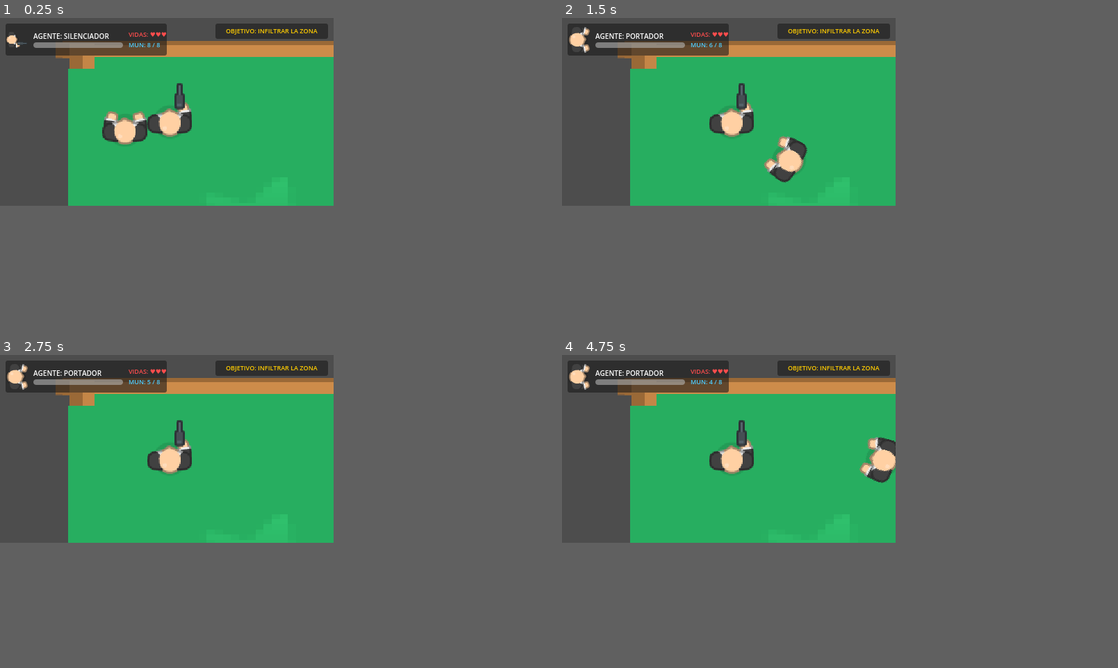
Above: before the commit, frames 1-4 (two rows, left to right).
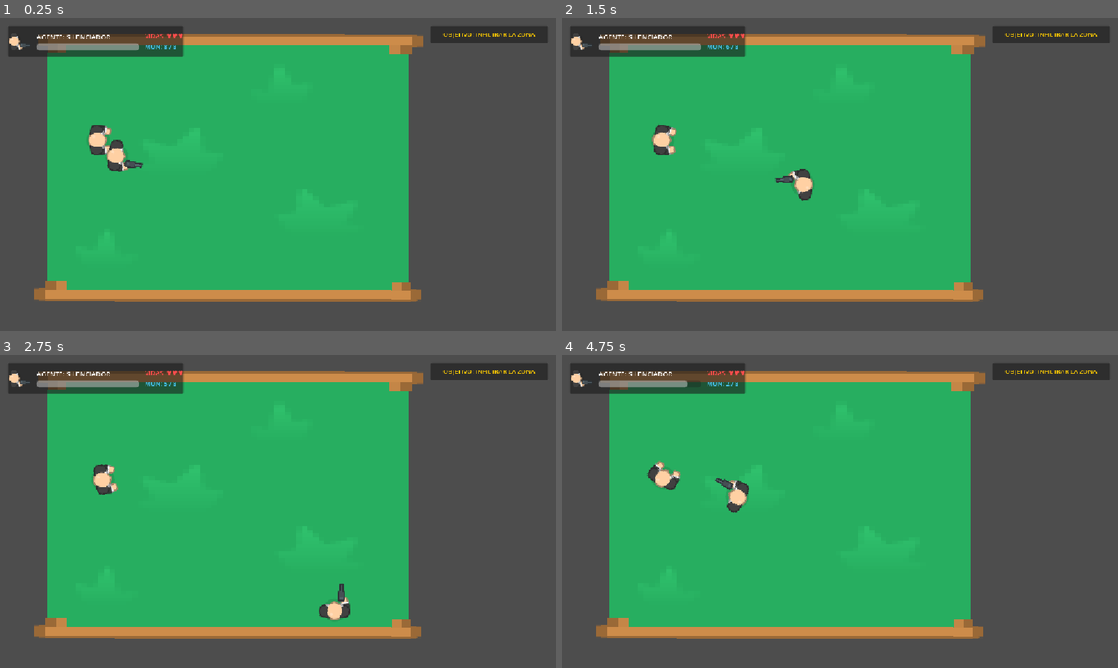
Above: after the commit, the same moments.

Repository: Gafas3103/DeathPixelHLM
Game: Godot game, scene res://Scenes/Main.tscn
Same seed, same stepped clock (60 frames per second), same inputs: the game is played once before the commit and once after it.
Inputs (mouse positions are in pixels of both pictures, inside the frame that each line leads up to):
- Up to frame 1 (0.25 s): no input
- Up to frame 2 (1.5 s): tap Enter (ui_accept) at 0.5, 0.77 s; move the mouse to (801, 102) at 0.52 s; hold D (move_right) 0.53-1.28 s; tap E (action) at 0.6 s; click (801, 102) at 0.8 s; move the mouse to (662, 121) at 1.27 s; hold S (move_down) from 1.28 s (still down); click (662, 121) at 1.35 s
- Up to frame 3 (2.75 s): tap Enter (ui_accept) at 1.52 s; tap E (action) at 1.55, 2.1 s; move the mouse to (200, 408) at 2.02 s; release S (move_down) at 2.03 s; hold D (move_right) from 2.03 s (still down); click (200, 408) at 2.3 s
- Up to frame 4 (4.75 s): move the mouse to (712, 486) at 2.77 s; release D (move_right) at 2.78 s; hold W (move_up) 2.78-3.53 s; click (712, 486) at 2.85 s; tap Enter (ui_accept) at 3.02, 3.77, 4.52 s; tap E (action) at 3.05, 4.55 s; move the mouse to (828, 477) at 3.52 s; hold J 3.53-4.28 s; hold A (move_left) from 3.53 s (still down); click (828, 477) at 3.8 s; move the mouse to (628, 420) at 4.27 s; tap H at 4.35 s; click (628, 420) at 4.42 s
The window is 480x270 before the commit and 800x450 after it. Grey fills any space a smaller window leaves; there, only what the larger window draws over its background counts as a difference.

The runs differ from the first frame. In frame 1, 37% of the frame differs, in the area x 1-99%, y 1-91%; in frame 2, 38%; in frame 3, 36%; in frame 4, 38%.
Error before the commit: Parse Error: Static function "is_button_pressed()" not found in base "GDScriptNativeClass". (res://Scenes/Player.tscn::GDScript_rpqav:34)

Commit message:
Cambios del HUD, ajustes del personaje y arreglos de errores con ia

Diff:
--- a/HLM/Scenes/HUD.tscn
+++ b/HLM/Scenes/HUD.tscn
@@ -15,17 +15,17 @@
 
 [node name="TopBar" type="PanelContainer" parent="Control"]
 layout_mode = 0
-offset_left = 8.0
-offset_top = 8.0
-offset_right = 240.0
-offset_bottom = 54.0
+offset_left = 16.0
+offset_top = 16.0
+offset_right = 380.0
+offset_bottom = 80.0
 
 [node name="HBox" type="HBoxContainer" parent="Control/TopBar"]
 layout_mode = 2
-theme_override_constants/separation = 8
+theme_override_constants/separation = 12
 
 [node name="CharacterPortrait" type="TextureRect" parent="Control/TopBar/HBox"]
-custom_minimum_size = Vector2(32, 32)
+custom_minimum_size = Vector2(48, 48)
 layout_mode = 2
 expand_mode = 1
 stretch_mode = 5
@@ -33,35 +33,35 @@
 [node name="VBoxHealth" type="VBoxContainer" parent="Control/TopBar/HBox"]
 layout_mode = 2
 size_flags_horizontal = 3
-theme_override_constants/separation = 2
+theme_override_constants/separation = 4
 alignment = 1
 
 [node name="CharacterName" type="Label" parent="Control/TopBar/HBox/VBoxHealth"]
 layout_mode = 2
-theme_override_font_sizes/font_size = 10
+theme_override_font_sizes/font_size = 14
 text = "AGENTE: SILENCIADOR"
 
 [node name="HealthBar" type="ProgressBar" parent="Control/TopBar/HBox/VBoxHealth"]
-custom_minimum_size = Vector2(0, 8)
+custom_minimum_size = Vector2(0, 14)
 layout_mode = 2
 value = 100.0
 show_percentage = false
 
 [node name="VBoxStats" type="VBoxContainer" parent="Control/TopBar/HBox"]
 layout_mode = 2
-theme_override_constants/separation = 2
+theme_override_constants/separation = 4
 alignment = 1
 
 [node name="LivesLabel" type="Label" parent="Control/TopBar/HBox/VBoxStats"]
 layout_mode = 2
 theme_override_colors/font_color = Color(1, 0.3, 0.3, 1)
-theme_override_font_sizes/font_size = 9
+theme_override_font_sizes/font_size = 13
 text = "VIDAS: ♥♥♥"
 
 [node name="AmmoLabel" type="Label" parent="Control/TopBar/HBox/VBoxStats"]
 layout_mode = 2
 theme_override_colors/font_color = Color(0.3, 0.8, 1, 1)
-theme_override_font_sizes/font_size = 9
+theme_override_font_sizes/font_size = 13
 text = "MUN: 8 / 8"
 
 [node name="ObjectivePanel" type="PanelContainer" parent="Control"]
@@ -69,16 +69,16 @@
 anchors_preset = 1
 anchor_left = 1.0
 anchor_right = 1.0
-offset_left = -170.0
-offset_top = 8.0
-offset_right = -8.0
-offset_bottom = 30.0
+offset_left = -260.0
+offset_top = 16.0
+offset_right = -16.0
+offset_bottom = 52.0
 grow_horizontal = 0
 
 [node name="ObjectiveLabel" type="Label" parent="Control/ObjectivePanel"]
 layout_mode = 2
 theme_override_colors/font_color = Color(1, 0.8, 0, 1)
-theme_override_font_sizes/font_size = 9
+theme_override_font_sizes/font_size = 13
 text = "OBJETIVO: INFILTRAR LA ZONA"
 horizontal_alignment = 1
 vertical_alignment = 1
@@ -100,24 +100,24 @@
 anchor_top = 0.5
 anchor_right = 0.5
 anchor_bottom = 0.5
-offset_left = -150.0
-offset_top = -30.0
-offset_right = 150.0
-offset_bottom = 30.0
+offset_left = -200.0
+offset_top = -50.0
+offset_right = 200.0
+offset_bottom = 50.0
 grow_horizontal = 2
 grow_vertical = 2
-theme_override_constants/separation = 10
+theme_override_constants/separation = 14
 alignment = 1
 
 [node name="TitleLabel" type="Label" parent="Control/GameOverScreen/VBox"]
 layout_mode = 2
 theme_override_colors/font_color = Color(1, 0.2, 0.2, 1)
-theme_override_font_sizes/font_size = 20
+theme_override_font_sizes/font_size = 28
 text = "AGENTE CAÍDO"
 horizontal_alignment = 1
 
 [node name="PromptLabel" type="Label" parent="Control/GameOverScreen/VBox"]
 layout_mode = 2
-theme_override_font_sizes/font_size = 10
+theme_override_font_sizes/font_size = 16
 text = "Presiona [R] para reaparecer (-1 Vida)"
 horizontal_alignment = 1
--- a/HLM/Scenes/Player.tscn
+++ b/HLM/Scenes/Player.tscn
@@ -36,13 +36,11 @@
 		look_at(get_global_mouse_position())
 
 		# Sistema de disparo simple: Click Izquierdo
-		if Input.is_action_just_pressed(\"shoot\") or Input.is_button_pressed(MOUSE_BUTTON_LEFT):
-			# Solo disparamos una bala a la vez en cada frame que presionamos
-			if Input.is_action_just_pressed(\"shoot\"):
-				if Global.use_ammo():
-					print(\"¡Disparo! Balas restantes: \", Global.ammo)
-				else:
-					print(\"¡Sin balas! Recarga reapareciendo o en el HUD\")
+		if Input.is_action_just_pressed(\"shoot\"):
+			if Global.use_ammo():
+				print(\"¡Disparo! Balas restantes: \", Global.ammo)
+			else:
+				print(\"¡Sin balas! Recarga reapareciendo o en el HUD\")
 
 		# CONTROLES DE PRUEBA UNIVERSITARIOS:
 		# Mantener presionado J para recibir daño
@@ -80,16 +78,15 @@
 [node name="Node2D" type="Node2D" unique_id=306756518]
 
 [node name="CharacterBody2D" type="CharacterBody2D" parent="." unique_id=743168237]
-position = Vector2(97, 192.00002)
-rotation = -1.5695361
+position = Vector2(181, 262)
 script = SubResource("GDScript_rpqav")
 is_active = true
 
 [node name="Sprite2D" type="Sprite2D" parent="CharacterBody2D" unique_id=426385014]
-position = Vector2(84, 70)
+position = Vector2(0, 0)
 scale = Vector2(1.5, 1.5)
 texture = ExtResource("1_xhfnw")
 
 [node name="CollisionShape2D" type="CollisionShape2D" parent="CharacterBody2D" unique_id=578950653]
-position = Vector2(71, 70)
+position = Vector2(0, 0)
 shape = SubResource("RectangleShape2D_sbqex")
--- a/HLM/Scenes/Second.tscn
+++ b/HLM/Scenes/Second.tscn
@@ -10,16 +10,15 @@
 scale = Vector2(1.006357, 0.97248584)
 
 [node name="CharacterBody2D" type="CharacterBody2D" parent="." unique_id=1399873289]
-position = Vector2(4, 11)
-rotation = -1.5600598
+position = Vector2(55, 56)
 script = ExtResource("1_va0f5")
 
 [node name="Sprite2D" type="Sprite2D" parent="CharacterBody2D" unique_id=1238011605]
-position = Vector2(51, 45)
+position = Vector2(0, 0)
 scale = Vector2(1.5, 1.5)
 texture = ExtResource("1_dwdkg")
 
 [node name="CollisionShape2D" type="CollisionShape2D" parent="CharacterBody2D" unique_id=1235699500]
-position = Vector2(51.5, 44.499996)
+position = Vector2(0, 0)
 scale = Vector2(1.1483551, 11.023711)
 shape = SubResource("RectangleShape2D_sbqex")
--- a/HLM/project.godot
+++ b/HLM/project.godot
@@ -21,10 +21,10 @@
 
 [display]
 
-window/size/viewport_width=480
-window/size/viewport_height=270
+window/size/viewport_width=1152
+window/size/viewport_height=648
 window/stretch/mode="canvas_items"
-window/stretch/aspect="expand"
+window/stretch/aspect="keep"
 
 [input]
 
